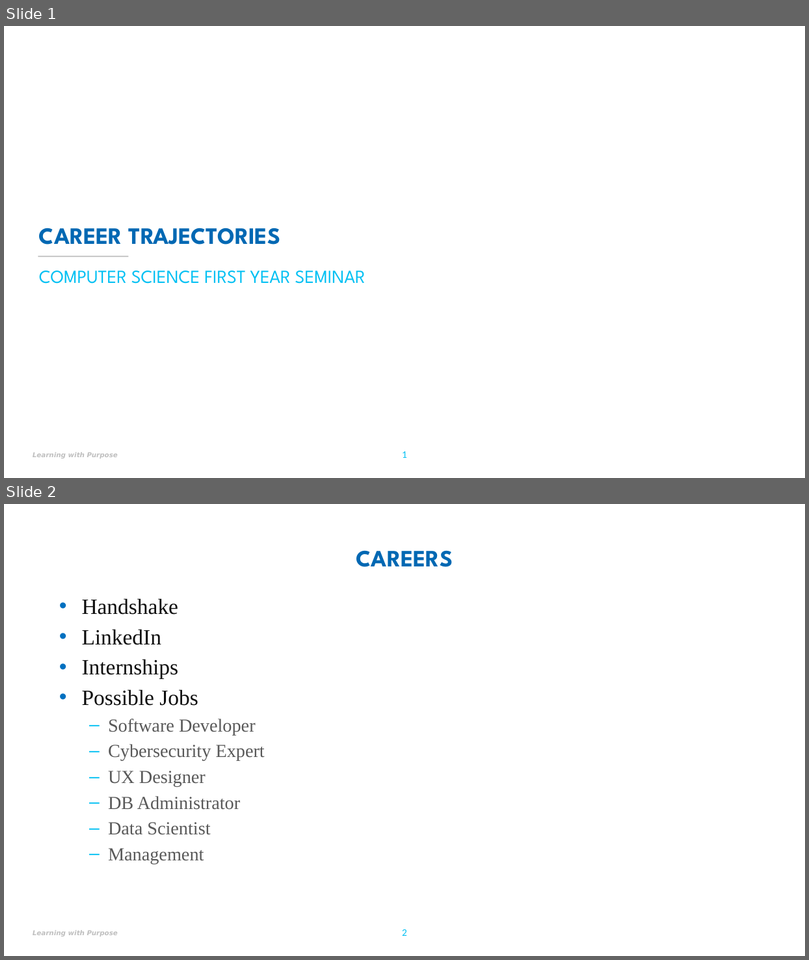
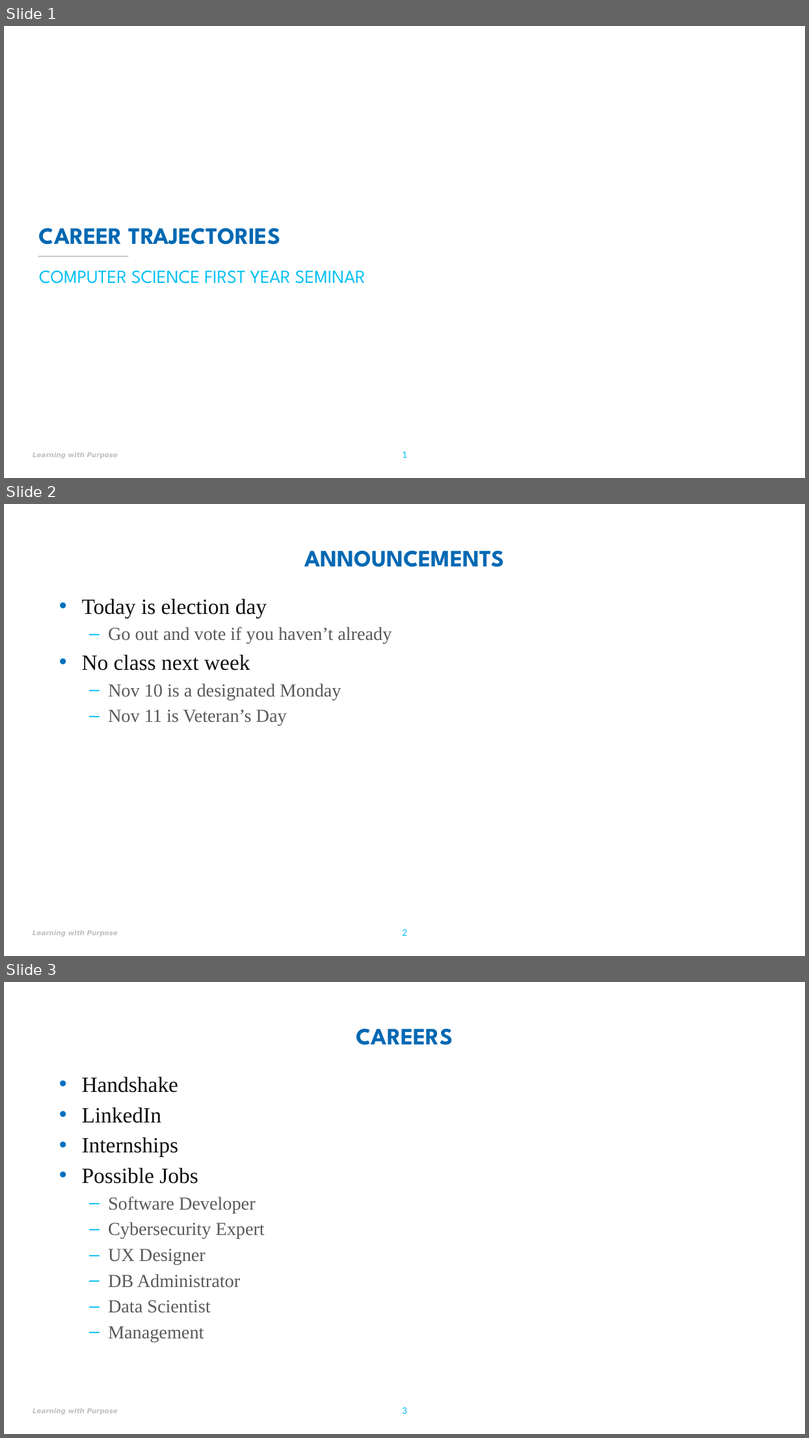
Before and after one commit to jdalyuml/fys-cs, a slide deck: notes/Week8-career-trajectories.pptx. Shown one above the other, each under a label of ours: slides 1 and 2 before the commit, slides 1, 2 and 3 after it. The pictures are 809x960 and 809x1438 pixels, drawn with LibreOffice and Linux fonts; fonts in the diff are those of the drawing; background and template pictures are left out. Boxes give left, top, right and bottom in pixels: in the first picture for what was removed or moved away, otherwise in the second. Text is boxed around its words. In the diff, an @@ line names an element or a change of style, - is before the commit and + after.

```diff
--- a/notes/Week8-career-trajectories.pptx
+++ b/notes/Week8-career-trajectories.pptx
@@ slide 2 added at [4, 504, 805, 956], background picture (left out); not listed: 1 template element that a slide beside it also shows @@
@@ title added at [304, 550, 504, 567], 28 pt, text #0068B3, bold @@
+ANNOUNCEMENTS
@@ text added at [82, 598, 391, 726], 22 pt, text #595959 @@
+• Today is election day
+  – Go out and vote if you haven’t already
+• No class next week
+  – Nov 10 is a designated Monday
+  – Nov 11 is Veteran’s Day
@@ page number added at [402, 929, 407, 936], 12 pt, text #00C0F3 @@
+2
@@ what was slide 2 is now slide 3 @@
@@ page number at [402, 1407, 407, 1414]: text changed @@
-2
+3
```
Also in this commit, not shown: 1 slide changed, 4 other files.
